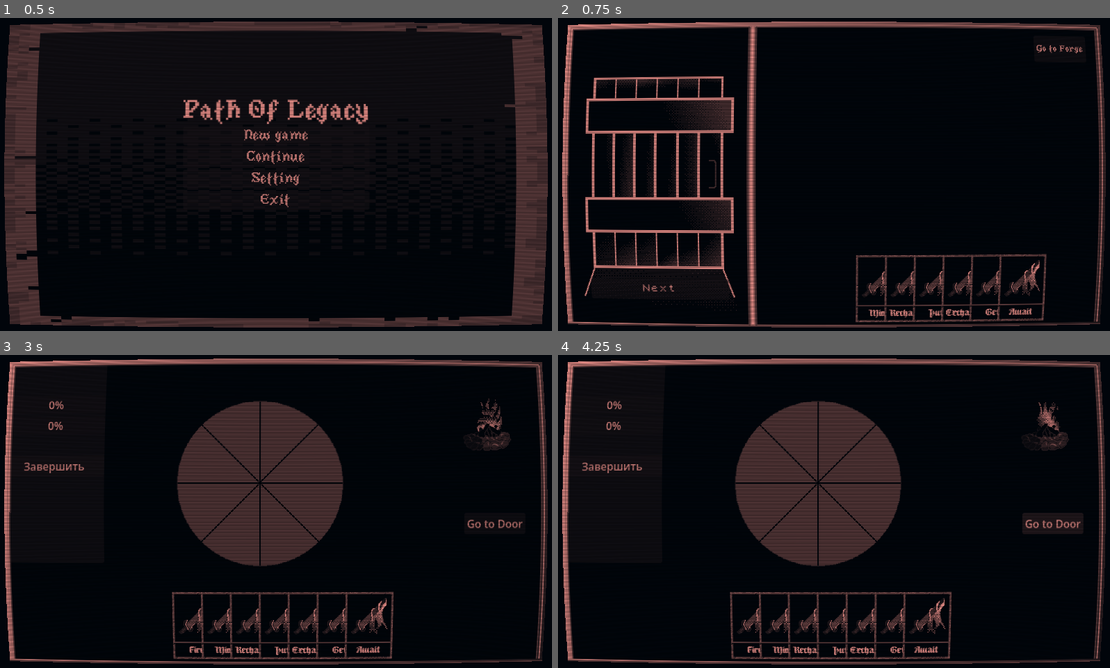
Above: before the commit, frames 1-4 (two rows, left to right).
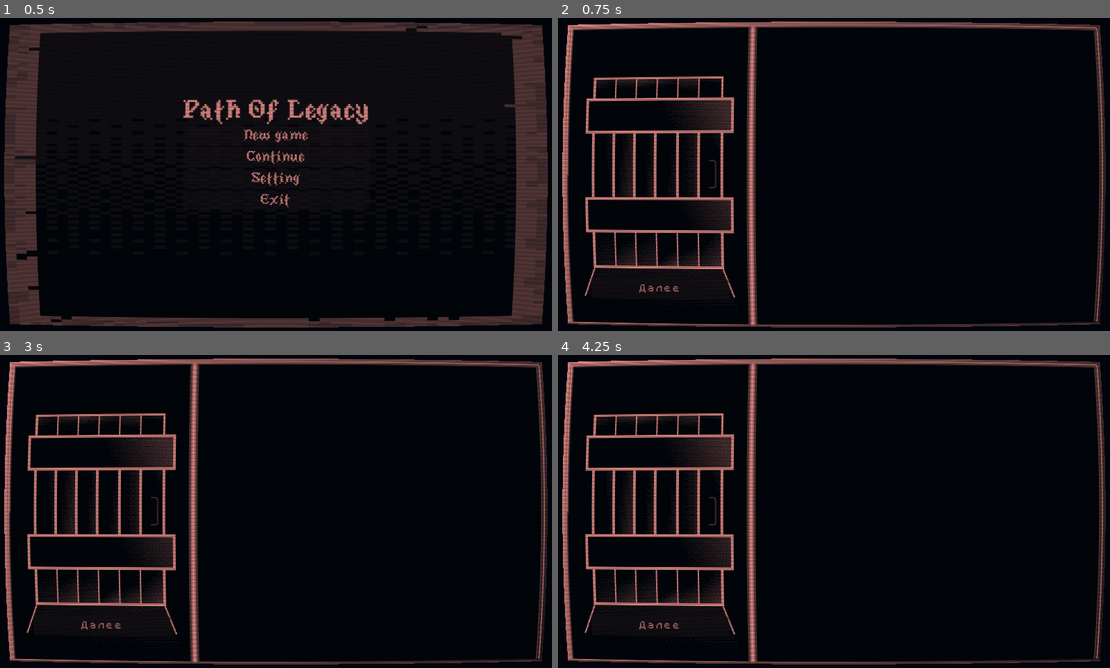
Above: after the commit, the same moments.

Repository: Blyaprint/10-ways
Game: Godot game, scene res://scenes/MainMenu.tscn
Same seed, same stepped clock (60 frames per second), same inputs: the game is played once before the commit and once after it.
Inputs (mouse positions are in pixels of both pictures, inside the frame that each line leads up to):
- Up to frame 1 (0.5 s): no input
- Up to frame 2 (0.75 s): click "New game" at 0.5 s
- Up to frame 3 (3 s): click "Next" (after the commit: "Далее") at 1.25 s; click "Next" (after the commit: "Далее") at 2 s; click (507, 383) at 2.75 s, where only the run before the commit has a clickable "Go to Forge"
- Up to frame 4 (4.25 s): click (1054, 524) at 3.5 s, where only the run before the commit has a clickable "Go to Door"

Frame 1 is identical in both runs. In frame 2, 2.6% of the frame differs, in the area x 14-96%, y 8-98%; in frame 3, 21%; in frame 4, 22%, in the area x 4-96%, y 2-99%.

Commit message:
Add Katrine introduction and order acceptance

Diff:
--- a/scripts/entrance.gd
+++ b/scripts/entrance.gd
@@ -1,4 +1,68 @@
 extends Control
+
+const KATRINE_DIALOGUE: Array[String] = [
+	"Здравствуй. Ты ведь сын кузнеца?",
+	"Да. Что тебе нужно?",
+	"Мне нужна подкова для лошади. Твой отец обычно помогал мне с такими вещами.",
+	"Я могу попробовать сделать её.",
+	"Тогда договорились. Рассчитываю на тебя."
+]
+
+@onready var dialogue_label: Label = $TEXTBOX_Talk_NPC
+@onready var dialogue_shadow: Label = $TEXTBOX_Talk_NPC2
+@onready var continue_button: Button = $GameContent/ContinueButton
+@onready var forge_button: Button = $GameContent/GoToForgeButton
+
+var dialogue_index: int = 0
+
+
+func _ready() -> void:
+	# На входе пока показываем диалог, а кузнечные карты оставляем для Main.
+	$CardHand.visible = false
+	forge_button.visible = false
+	continue_button.pressed.connect(_on_continue_button_pressed)
+
+	if OrderManager.katrine_order_taken:
+		_show_order_already_taken()
+	else:
+		_show_dialogue_line()
+
+
+func _show_dialogue_line() -> void:
+	var line := KATRINE_DIALOGUE[dialogue_index]
+	dialogue_label.text = line
+	dialogue_shadow.text = line
+	dialogue_label.visible = true
+	dialogue_shadow.visible = true
+	continue_button.visible = true
+	continue_button.text = "Далее" if dialogue_index < KATRINE_DIALOGUE.size() - 1 else "Принять заказ"
+
+
+func _on_continue_button_pressed() -> void:
+	if dialogue_index < KATRINE_DIALOGUE.size() - 1:
+		dialogue_index += 1
+		_show_dialogue_line()
+		return
+
+	if OrderManager.accept_katrine_order():
+		dialogue_label.text = "Спасибо. Буду ждать подкову."
+		dialogue_shadow.text = dialogue_label.text
+	else:
+		dialogue_label.text = "Я уже передала тебе свой заказ."
+		dialogue_shadow.text = dialogue_label.text
+
+	continue_button.visible = false
+	forge_button.visible = true
+
+
+func _show_order_already_taken() -> void:
+	dialogue_label.text = "Ты уже взял мой заказ. Надеюсь, подкова скоро будет готова."
+	dialogue_shadow.text = dialogue_label.text
+	dialogue_label.visible = true
+	dialogue_shadow.visible = true
+	continue_button.visible = false
+	forge_button.visible = true
+
 
 func _on_go_to_forge_button_pressed() -> void:
 	get_tree().change_scene_to_file("res://scenes/Main.tscn")
